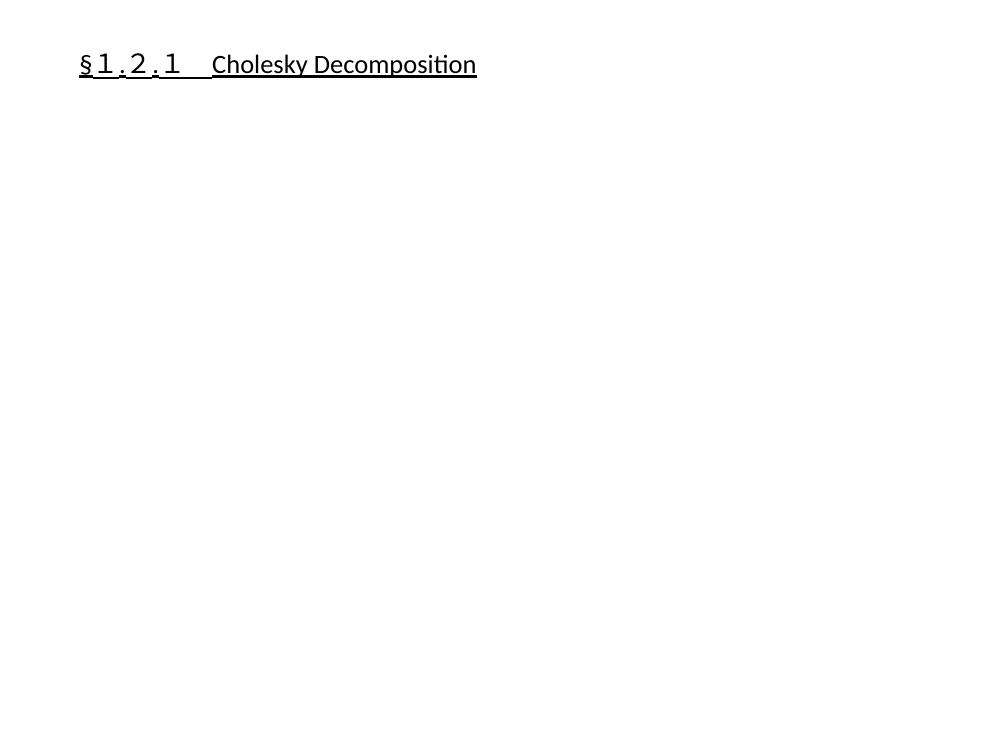
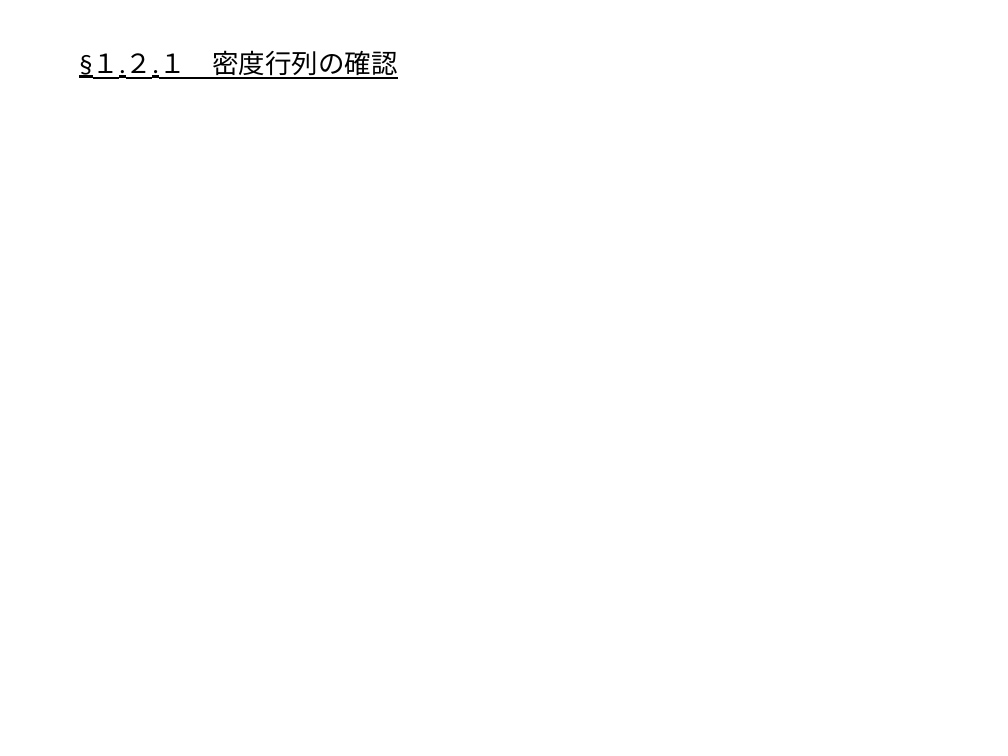
Before and after one commit to outk/graduate_thesis, a slide deck: slide 22 of 量子状態トモグラフィー.pptx (slide 19 before the commit). Drawn at 1008x756 pixels with LibreOffice and Linux fonts; fonts in the diff are those of the drawing; grey boxes stand for pictures. Boxes give left, top, right and bottom in pixels: in the first picture for what was removed or moved away, otherwise in the second. Text is boxed around its words. In the diff, an @@ line names an element or a change of style, - is before the commit and + after.

```diff
--- a/量子状態トモグラフィー.pptx
+++ b/量子状態トモグラフィー.pptx
@@ title at <box>79,50,398,79</box>: text changed @@
-§１.２.１ Cholesky Decomposition
+§１.２.１ 密度行列の確認
```
Also in this commit, not shown: 11 other slides changed, 7 slides added, 2 slides removed.
